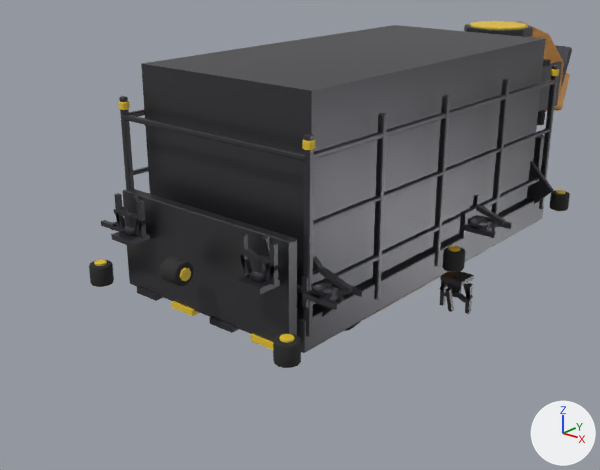
Before and after pictures for a commit that changed the Blender file sc_courier.blend.
The view is the same before and after, from a 50 mm lens placed at (5.02, -5.34, 3.3), pointed at (-0.43, 1.01, 0.17). The axes (+X, +Y, +Z) are drawn at lower right. The lights are the same throughout. The picture after the commit comes second.

In view in the first picture: 'SC_Courier_Details', 'SC_Courier_Frame', 'SC_Courier_Hull', 'SC_Courier_RCS', 'SC_Courier_Rails'.
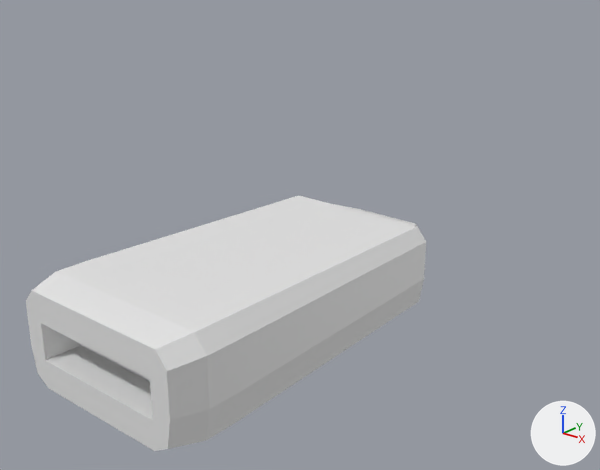
Boxes [x1, y1, x2, y2] around the edits, measured in the pictures (600 x 470 px):
'SC_Courier_Frame', deleted
    before: [141, 25, 572, 353]
    faces in mat_m_frame (dark grey #555559): [297, 135, 554, 353]
    faces in mat_m_dark (dark grey #3f3f45): [344, 45, 572, 331]
'SC_Courier.001', added
    after: [26, 195, 426, 451]
'SC_Courier_RCS', deleted
    before: [101, 188, 513, 342]
    faces in mat_m_frame (dark grey #555559): [101, 188, 513, 342]
    faces in mat_m_dark (dark grey #3f3f45): [123, 213, 491, 301]
'SC_Courier_Rails', deleted
    before: [119, 65, 559, 337]
'SC_Courier_Details', deleted
    before: [89, 59, 570, 368]
    faces in mat_m_rubber (black #272727): [89, 59, 570, 368]
    faces in mat_m_warn (yellow #e7c430): [94, 69, 565, 350]
    faces in mat_m_dark (dark grey #3f3f45): [137, 286, 239, 333]
'SC_Courier_Hull', deleted
    before: [464, 21, 570, 112]
    faces in mat_m_dark (dark grey #3f3f45): [464, 24, 562, 112]
    faces in mat_m_hull (orange #dd9945): [517, 22, 570, 112]
    faces in mat_m_warn (yellow #e7c430): [469, 21, 528, 30]

What changed in the scene script:
```text
Add me_sc_courier:
    me_sc_courier.from_pydata(...)  # 80 vertices, 68 faces; spans x -1.0..1.0, y -2.0..2.0, z -0.5..0.5
Remove ob_sc_courier_hull:
    ob_sc_courier_hull = bpy.data.objects.new('SC_Courier_Hull', me_sc_cockpit_body)
    ob_sc_courier_hull.parent = ob_sc_courier
    ob_sc_courier_hull.location = (0.0, 3.35, 1.45)
Remove ob_sc_courier_frame:
    ob_sc_courier_frame = bpy.data.objects.new('SC_Courier_Frame', me_sc_cockpit_neck)
    ob_sc_courier_frame.parent = ob_sc_courier
    ob_sc_courier_frame.location = (0.0, 2.95, 1.25)
Remove ob_sc_courier_rails:
    ob_sc_courier_rails = bpy.data.objects.new('SC_Courier_Rails', me_sc_cargostop_0)
    ob_sc_courier_rails.parent = ob_sc_courier
    ob_sc_courier_rails.location = (-0.9, 2.35, 0.65)
Remove ob_sc_courier_rcs:
    ob_sc_courier_rcs = bpy.data.objects.new('SC_Courier_RCS', me_mount_p_002)
    ob_sc_courier_rcs.parent = ob_sc_courier
    ob_sc_courier_rcs.location = (-0.8, -1.95, 0.62)
Remove ob_sc_courier_details:
    ob_sc_courier_details = bpy.data.objects.new('SC_Courier_Details', me_sc_buffer_0)
    ob_sc_courier_details.parent = ob_sc_courier
    ob_sc_courier_details.location = (-1.18, 2.9, 0.18)
Add ob_sc_courier_001:
    ob_sc_courier_001 = bpy.data.objects.new('SC_Courier.001', me_sc_courier)
    ob_sc_courier_001.location = (0.0, 0.0, 0.0)
```
